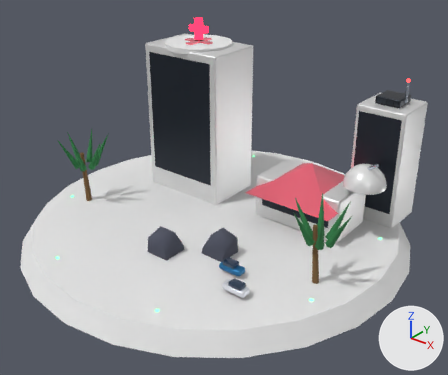
The glTF model public/models/buildings/welfare-T4.glb, before and after one commit.
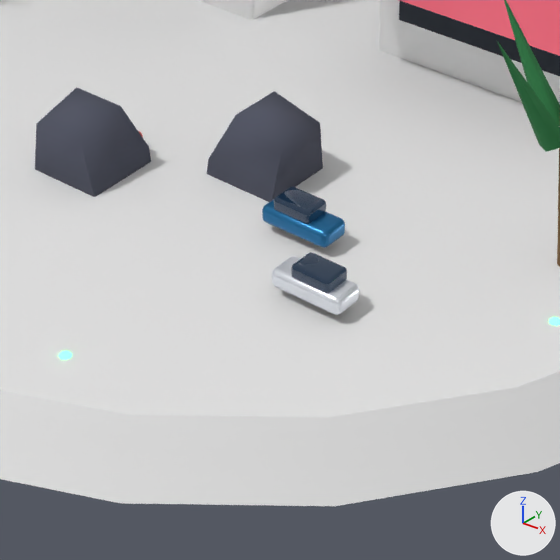
The first picture shows the older version from a 50 mm lens placed at (5.66, -6.87, 5.43), pointed at (0.26, -0.12, 1.24). The close-ups show the older and then the newer version on the part from 30% to 70% of the width and 53% to 100% of the height of that picture. Only the edits that show in the close-ups are written down. The lights are fixed; the arrows at lower right show +X, +Y and +Z. Where no turn or scale is listed for an object, it has been applied to the vertices.
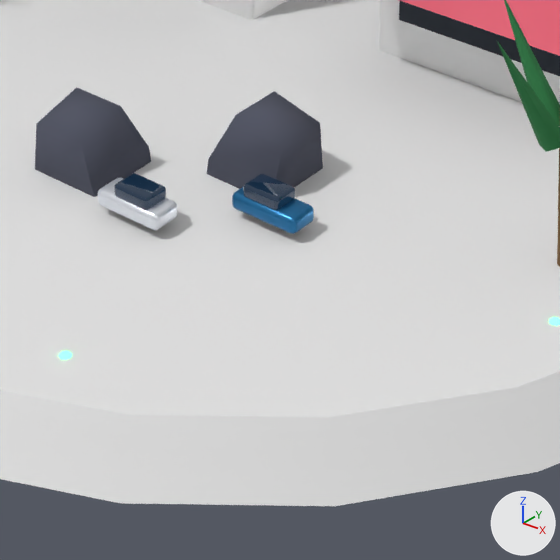
Pixel boxes [x1, y1, x2, y2] of what changed, in the close-ups (560 x 560 px):
```json
{"object": "Mesh_49", "change": "moved", "before": [272, 256, 359, 315], "after": [98, 178, 177, 230]}
{"object": "Mesh_51", "change": "moved", "before": [262, 199, 345, 248], "after": [232, 187, 314, 234]}
{"object": "Mesh_50", "change": "moved", "before": [291, 252, 347, 293], "after": [114, 173, 166, 210]}
{"object": "Mesh_52", "change": "moved", "before": [274, 187, 326, 224], "after": [243, 174, 295, 210]}
```

The change, as JSON lines over the scene's bpy script:
```json
{"op": "set", "path": "ob_mesh_49.location", "old": "(1.56, -1.5, 0.69)", "new": "(0.572, -1.5, 0.69)"}
{"op": "set", "path": "ob_mesh_50.location", "old": "(1.58, -1.5, 0.76)", "new": "(0.592, -1.5, 0.76)"}
{"op": "set", "path": "ob_mesh_51.location", "old": "(1.226, -1.15, 0.69)", "new": "(1.056, -1.15, 0.69)"}
{"op": "set", "path": "ob_mesh_52.location", "old": "(1.206, -1.15, 0.76)", "new": "(1.036, -1.15, 0.76)"}
```
